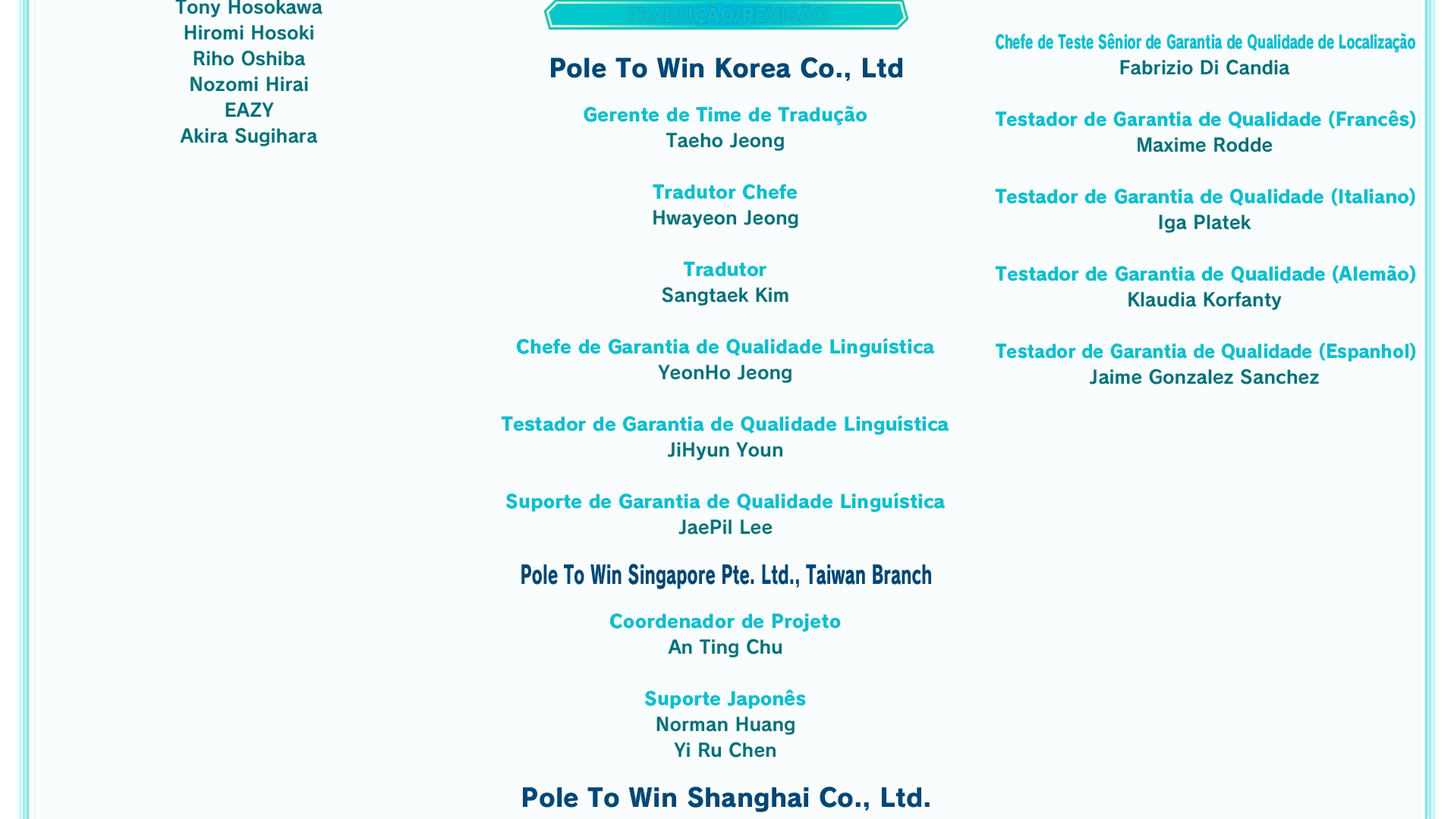
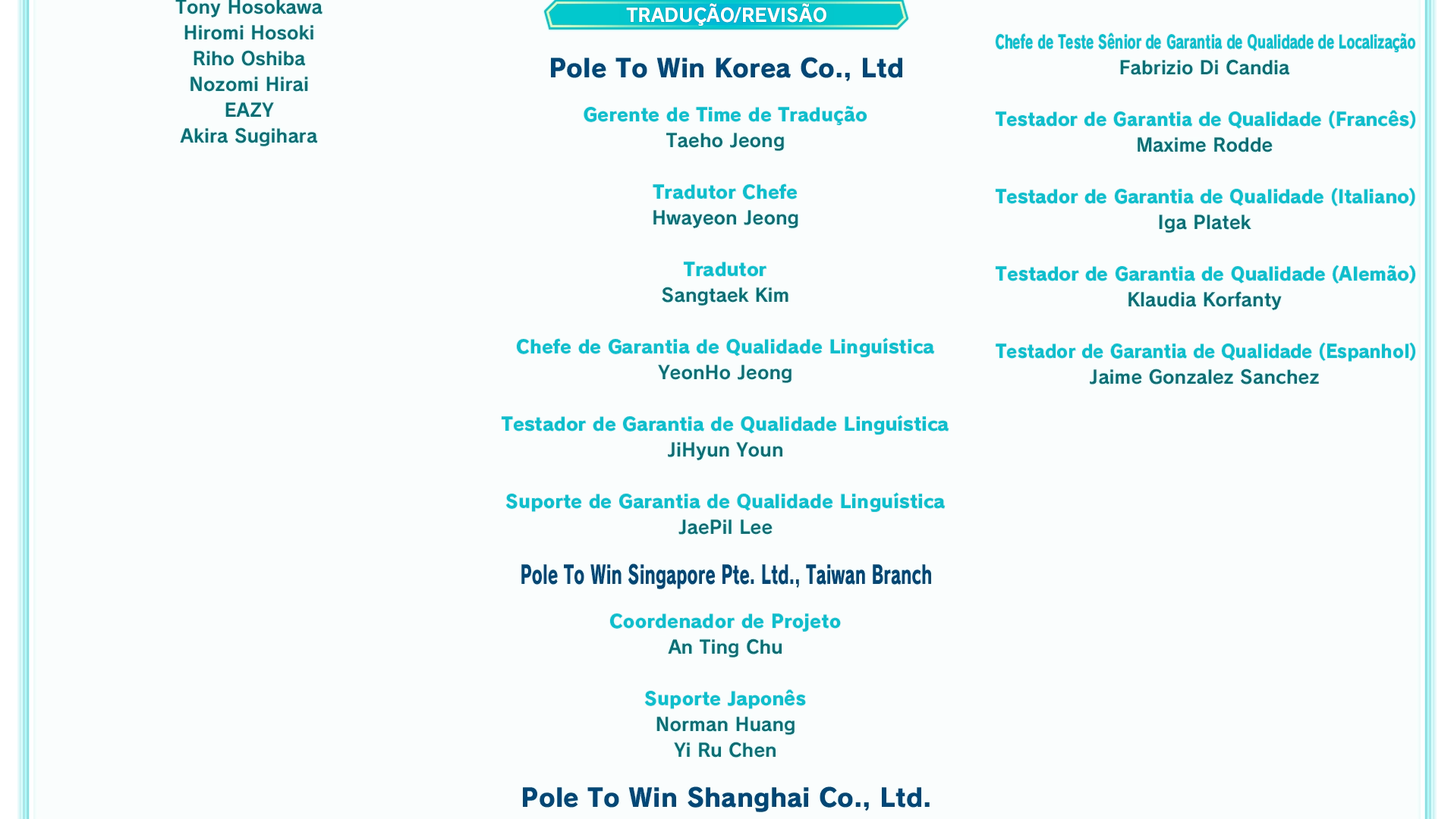
Two versions of the same layered image (1454px x 819px). Layer-by-layer changes:
painted on "TRADUÇÃO/REVISÃO" over [625, 3, 827, 26]
